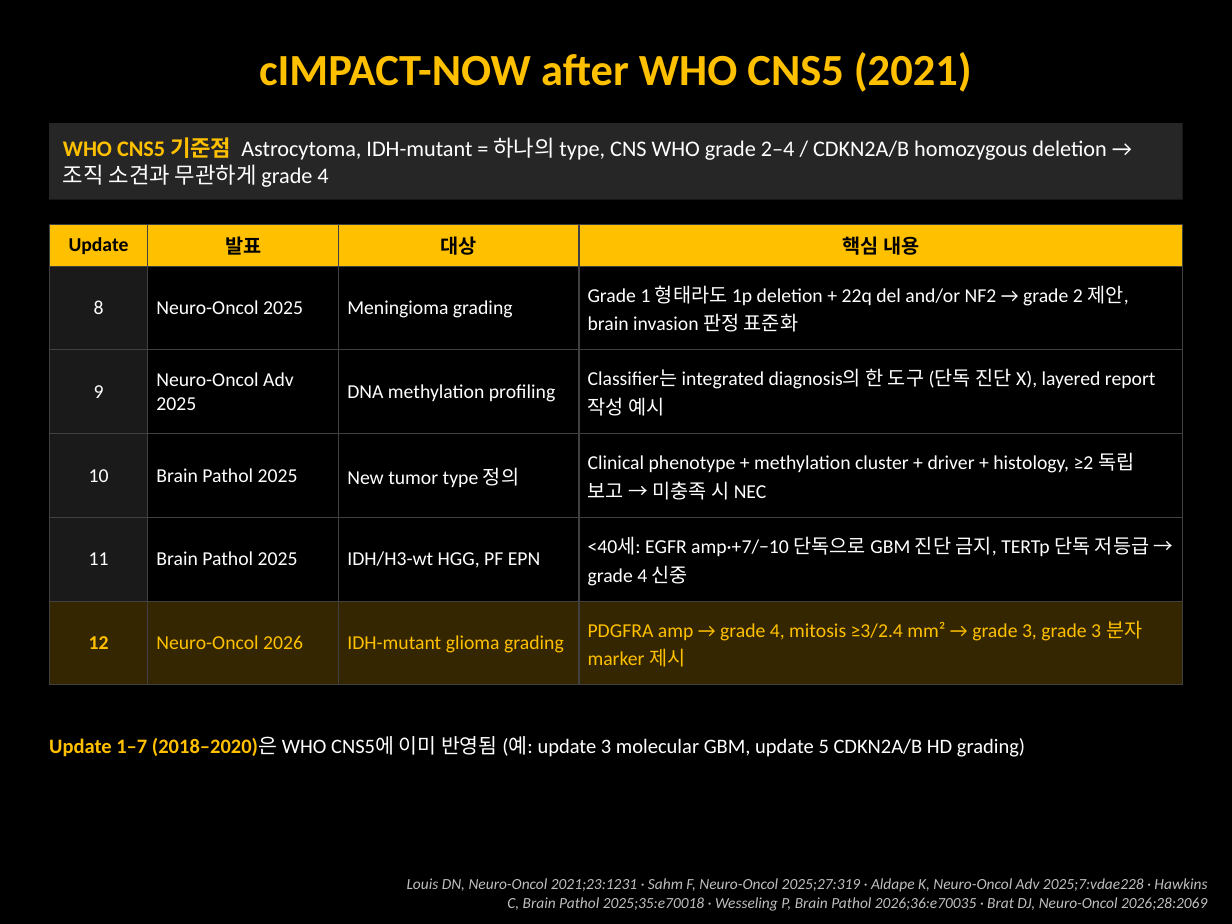
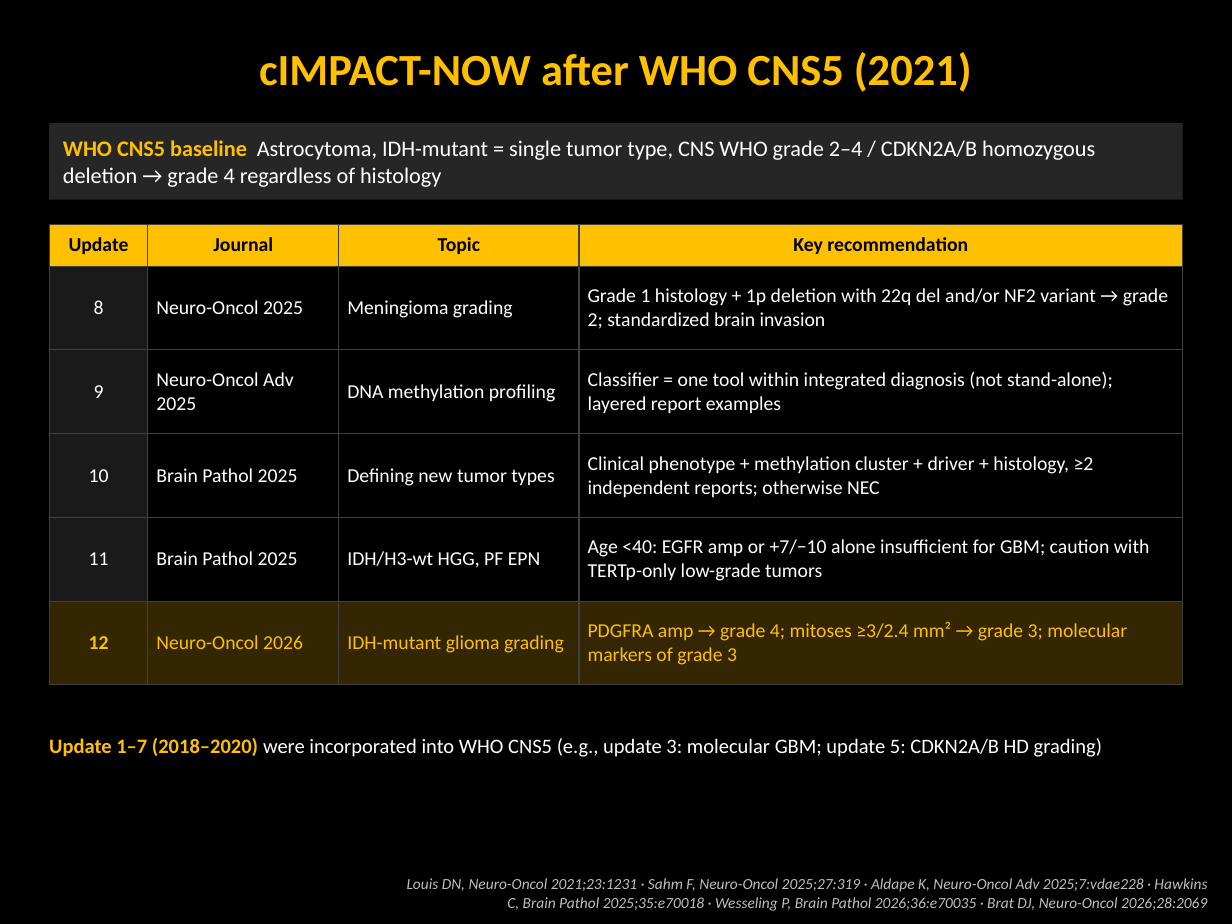
Before and after one commit to KSY-radiology/test-repro, a slide deck: slide 1 of deck/cIMPACT-NOW_update12_disease_review.pptx. Drawn at 1232x924 pixels with LibreOffice and Linux fonts; fonts in the diff are those of the drawing. Boxes give left, top, right and bottom in pixels: in the first picture for what was removed or moved away, otherwise in the second. Text is boxed around its words. In the diff, an @@ line names an element or a change of style, - is before the commit and + after.

```diff
--- a/deck/cIMPACT-NOW_update12_disease_review.pptx
+++ b/deck/cIMPACT-NOW_update12_disease_review.pptx
@@ text in rectangle at (63, 140, 1095, 187): text changed @@
-WHO CNS5 기준점 Astrocytoma, IDH-mutant = 하나의 type, CNS WHO grade 2–4 / CDKN2A/B homozygous deletion → 조직 소견과 무관하게 grade 4
+WHO CNS5 baseline Astrocytoma, IDH-mutant = single tumor type, CNS WHO grade 2–4 / CDKN2A/B homozygous deletion → grade 4 regardless of histology
@@ table at (49, 224, 1183, 669) @@
-row 1: Update | 발표 | 대상 | 핵심 내용
+row 1: Update | Journal | Topic | Key recommendation
-row 2, column 4: Grade 1 형태라도 1p deletion + 22q del and/or NF2 → grade 2 제안, brain invasion 판정 표준화
+row 2, column 4: Grade 1 histology + 1p deletion with 22q del and/or NF2 variant → grade 2; standardized brain invasion
-row 3, column 4: Classifier는 integrated diagnosis의 한 도구 (단독 진단 X), layered report 작성 예시
+row 3, column 4: Classifier = one tool within integrated diagnosis (not stand-alone); layered report examples
-row 4, column 3: New tumor type 정의
+row 4, column 3: Defining new tumor types
-row 4, column 4: Clinical phenotype + methylation cluster + driver + histology, ≥2 독립 보고 → 미충족 시 NEC
+row 4, column 4: Clinical phenotype + methylation cluster + driver + histology, ≥2 independent reports; otherwise NEC
-row 5, column 4: <40세: EGFR amp·+7/−10 단독으로 GBM 진단 금지, TERTp 단독 저등급 → grade 4 신중
+row 5, column 4: Age <40: EGFR amp or +7/−10 alone insufficient for GBM; caution with TERTp-only low-grade tumors
-row 6, column 4: PDGFRA amp → grade 4, mitosis ≥3/2.4 mm² → grade 3, grade 3 분자 marker 제시
+row 6, column 4: PDGFRA amp → grade 4; mitoses ≥3/2.4 mm² → grade 3; molecular markers of grade 3
@@ text at (49, 738, 1102, 757): text changed @@
-Update 1–7 (2018–2020)은 WHO CNS5에 이미 반영됨 (예: update 3 molecular GBM, update 5 CDKN2A/B HD grading)
+Update 1–7 (2018–2020) were incorporated into WHO CNS5 (e.g., update 3: molecular GBM; update 5: CDKN2A/B HD grading)
```
Also in this commit, not shown: 4 other slides changed, 3 other files.
